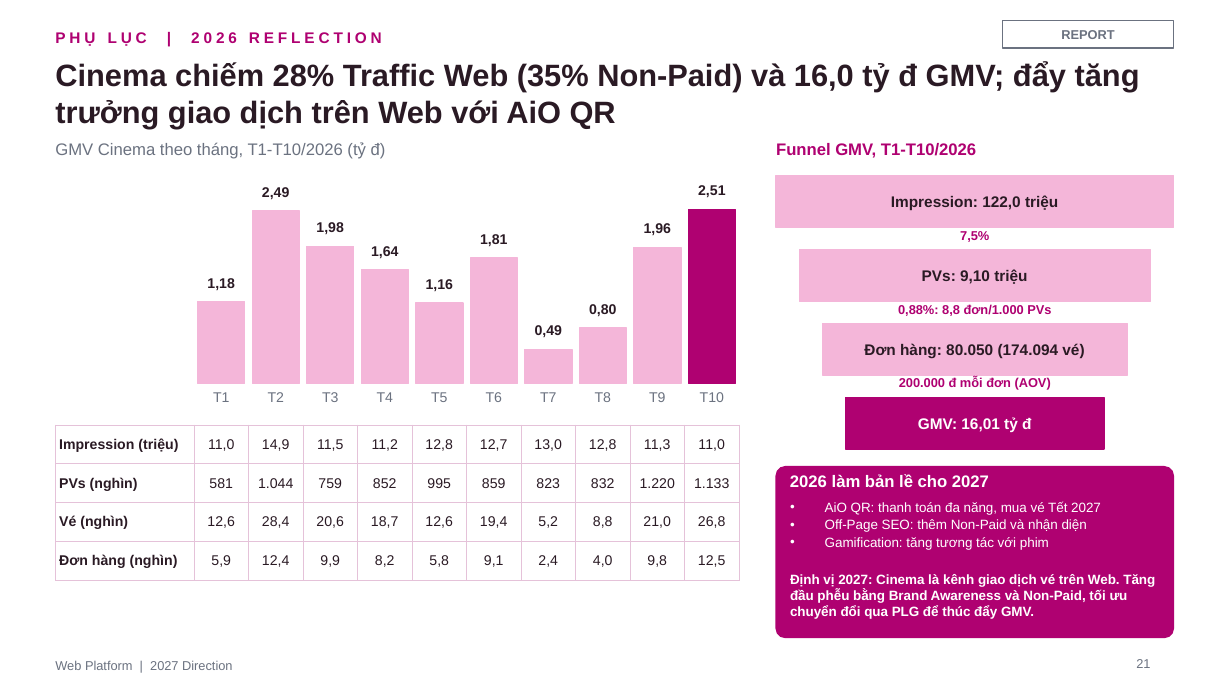
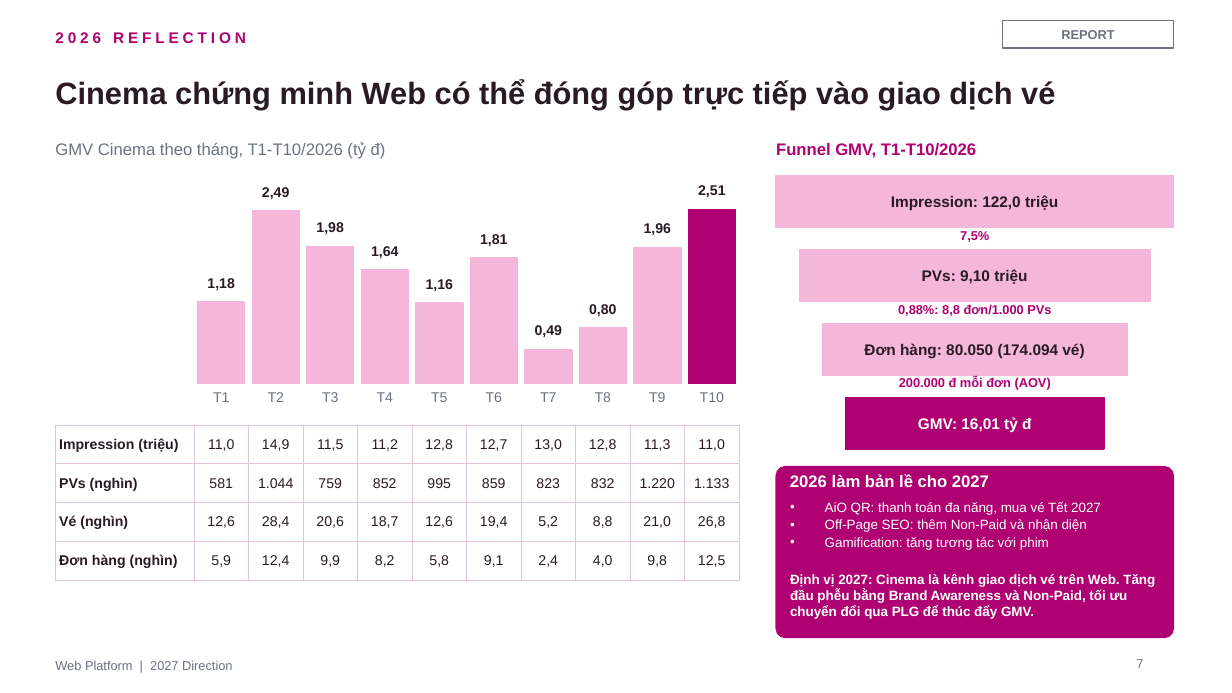
Before and after one commit to stormhoang/hienho-knowledgebase, a slide deck: slide 7 of 07_REPORTS/docs/strategy/2027 Direction - Web Platform (Framework).pptx (slide 21 before the commit). Drawn at 1232x693 pixels with LibreOffice and Linux fonts; fonts in the diff are those of the drawing. Boxes give left, top, right and bottom in pixels: in the first picture for what was removed or moved away, otherwise in the second. Text is boxed around its words. In the diff, an @@ line names an element or a change of style, - is before the commit and + after.

```diff
--- a/07_REPORTS/docs/strategy/2027 Direction - Web Platform (Framework).pptx
+++ b/07_REPORTS/docs/strategy/2027 Direction - Web Platform (Framework).pptx
@@ text at (55,32,246,43): text changed @@
-PHỤ LỤC | 2026 REFLECTION
+2026 REFLECTION
@@ text at (55,80,1055,110): text changed @@
-Cinema chiếm 28% Traffic Web (35% Non-Paid) và 16,0 tỷ đ GMV; đẩy tăng trưởng giao dịch trên Web với AiO QR
+Cinema chứng minh Web có thể đóng góp trực tiếp vào giao dịch vé
@@ page number at (1136,659,1143,668): text changed @@
-21
+7
```
Also in this commit, not shown: 13 other slides changed, 5 slides added, 14 slides removed.
